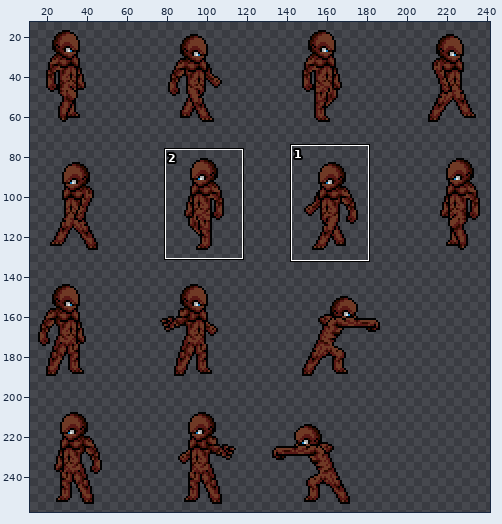
Two versions of one sprite sheet, img/units/skin5.png. Above, an overview of the earlier version with the close-up marked.
Close-up. Before the commit:
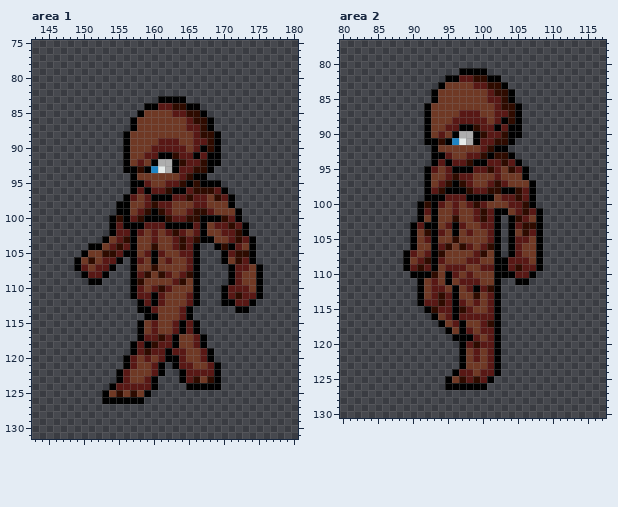
The file is 500x500 pixels. Shown: area 1: x 143..180, y 75..131; area 2: x 80..117, y 77..130. The wide view leaves out empty margins. The commit also changed other parts of the picture, which this record leaves out.
Now the later version:
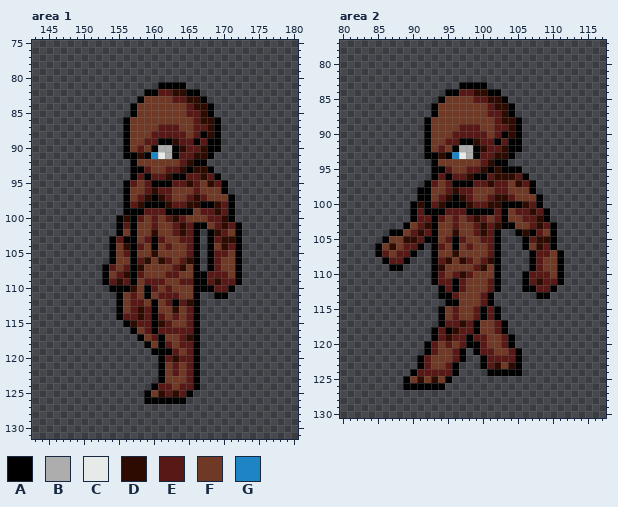
Palette (. is transparent): A #000000  B #adadad  C #e6ebea  D #2e0b00  E #581815  F #6f3925  G #1e84c4
Changes in this commit:
Area 1:
y 81: x 161..164 .... -> AAAA
y 82: x 159..166 ........ -> AAEEDDAA
y 83: x 158..167 ...AAAA... -> AFFFFEEDDA
y 84: x 157..168 ..AAEEDDAA.. -> AFFFFFFFEDDA
y 85: x 157..158 .A -> AF; x 163..168 EEDDA. -> FFEEDA
y 86: x 156..157 .A -> AF; x 165..166 ED -> FE; x 168..169 A. -> DA
y 87: x 156..157 .A -> AF; x 161..163 FFF -> EEE; x 165 E -> F; x 167..169 DA. -> EDA
y 88: x 160..164 FFFFF -> EEEEE; x 167 D -> A
y 89: x 159..166 FFEEEFFE -> EEAADEEA; x 168 D -> A
y 90: x 158 F -> E; x 160..165 EEEEEF -> ABBADE; x 167..168 AD -> DA
y 91: x 157..163 FFEEAAD -> ADAGCBA; x 166..167 AE -> DD; x 169 A -> .
y 92: x 156..158 AFE -> .AF; x 160..169 ABBADEEDAA -> FFFFEDAA..
y 93: x 156 A -> .; x 158..165 DAGCBAEE -> AEFFEEDA
y 94: x 158..169 FFFFFFEDAA.. -> EAEEDAAEEDEA
y 95: x 156..158 .AA -> AEF; x 160..162 FFE -> AAA; x 164..170 DADAAA. -> EDEFDEA
y 96: x 156..160 .AEAE -> AFFED; x 162..169 DAAEDDDE -> EFFFEFFF
y 97: x 157..159 EFE -> FED; x 161..166 AAEEDE -> DEFFED; x 169..170 DE -> FF
y 98: x 155 A -> .; x 157..170 FFEDEEFFFEEFFF -> EDAAADEEDDAADE
y 99: x 155 A -> .; x 157..167 FEDADEFFEDD -> AAEEEAAAAFE; x 169..172 FFFA -> DEA.
y 100: x 154..163 ADAEDAAADE -> .ADAEFEFED; x 165..169 DDAAA -> FFFEE; x 171..172 EA -> A.
y 101: x 154..156 AEA -> .AE; x 158..159 AE -> FF; x 161..166 EAAAAE -> FFEDEA; x 170..173 EDEA -> DEA.
y 102: x 154..156 AEE -> .AF; x 158 E -> F; x 160 E -> D; x 162..169 EDEFEAFF -> FEDEA.AD; x 171..173 EDA -> FA.
y 103: x 153..154 AF -> .A; x 156 D -> A; x 159..161 FEF -> EAE; x 163..164 ED -> FE; x 166..167 DA -> A.; x 169..174 FFEDEA -> EDDA..
y 104: x 151..156 AAFEDE -> ...AFD; x 158 F -> E; x 160 D -> A; x 162..164 FED -> EFF; x 168..169 .A -> AF; x 171..174 AEFA -> EA..
y 105: x 150..156 AFFDDEA -> ....AFE; x 159..161 EAE -> FDF; x 164 E -> F; x 168..174 ..AEDDA -> AEEFA..
y 106: x 149..156 AFDFEEA. -> .....AFF; x 159..161 FAF -> DFD; x 164..165 FE -> ED; x 168..170 ..A -> AEF; x 172..174 DEA -> A..
y 107: x 149..156 AEFEEA.. -> ....AEFE; x 158 F -> D; x 160 D -> F; x 163..165 FFE -> EDF; x 168..175 ...AEEFA -> AEFFA...
y 108: x 150..152 AEE -> ...; x 154..156 ... -> FED; x 159 D -> F; x 161 D -> F; x 163..165 FED -> EFF; x 167..175 ....AEFFA -> AEEEFA...
y 109: x 151..156 AA.... -> ..AEDE; x 158..161 DFFF -> FEEE; x 163..165 EDF -> FEE; x 167..175 ....AEFFA -> AEDEEA...
y 110: x 154..159 ...AEF -> AAADFA; x 161 D -> F; x 167..175 ...AEEEFA -> AAEEA....
y 111: x 155..160 ..AEEA -> AFEFAF; x 162..163 FF -> EE; x 165 E -> F; x 169 . -> A; x 171..175 EDEEA -> .....
y 112: x 155..159 ...AE -> AFEEF; x 161..165 EFFFE -> FEAED; x 170..174 AAEEA -> .....
y 113: x 155..160 ...AAE -> AFEDEA; x 163..166 FEA. -> DFEA; x 172..173 AA -> ..
y 114: x 155..159 ....A -> AEEDE; x 161 F -> E; x 163..166 FEA. -> EFEA
y 115: x 156..164 ..AFEFFEA -> ADEEADEFF
y 116: x 157..162 .AFEFF -> AFEAEE; x 164 A -> E
y 117: x 159 E -> F; x 161..167 DEAFFEA -> AFFEDA.
y 118: x 157..158 AE -> ..; x 160..161 DE -> FA; x 163..167 AFFEA -> FEEA.
y 119: x 157..161 AEDEE -> ...AA; x 164..168 EFFEA -> FEA..
y 120: x 156..163 AEFEFEAA -> .....AED; x 165..168 FFEA -> EA..
y 121: x 156..160 AEFFE -> .....; x 162..164 .AE -> FEF; x 166..169 FFEA -> A...
y 122: x 155..160 AEFFFE -> ......; x 162..164 ..A -> FEF; x 166..169 EEEA -> A...
y 123: x 155..164 AEFFEA...A -> ......AFFF; x 166..169 DFDA -> A...
y 124: x 154..159 AEEEEE -> ......; x 161..165 ....A -> EEFEE; x 167..169 AAA -> ...
y 125: x 153..158 AFDFDF -> ......; x 160..165 ...... -> FDEDEA
y 126: x 153..164 AAAAAA...... -> ......AAAAAA
Area 2:
y 81: x 97..100 AAAA -> ....
y 82: x 95..102 AAEEDDAA -> ........
y 83: x 94..103 AFFFFEEDDA -> ...AAAA...
y 84: x 93..104 AFFFFFFFEDDA -> ..AAEEDDAA..
y 85: x 93..94 AF -> .A; x 99..104 FFEEDA -> EEDDA.
y 86: x 92..93 AF -> .A; x 101..102 FE -> ED; x 104..105 DA -> A.
y 87: x 92..93 AF -> .A; x 97..99 EEE -> FFF; x 101 F -> E; x 103..105 EDA -> DA.
y 88: x 96..100 EEEEE -> FFFFF; x 103 A -> D
y 89: x 95..102 EEAADEEA -> FFEEEFFE; x 104 A -> D
y 90: x 94 E -> F; x 96..101 ABBADE -> EEEEEF; x 103..104 DA -> AD
y 91: x 93..99 ADAGCBA -> FFEEAAD; x 102..103 DD -> AE; x 105 . -> A
y 92: x 92..94 .AF -> AFE; x 96..105 FFFFEDAA.. -> ABBADEEDAA
y 93: x 92 . -> A; x 94..101 AEFFEEDA -> DAGCBAEE
y 94: x 94..105 EAEEDAAEEDEA -> FFFFFFEDAA..
y 95: x 92..94 AEF -> .AA; x 96..98 AAA -> FFE; x 100..106 EDEFDEA -> DADAAA.
y 96: x 92..96 AFFED -> .AEAE; x 98..105 EFFFEFFF -> DAAEDDDE
y 97: x 93..95 FED -> EFE; x 97..102 DEFFED -> AAEEDE; x 105..106 FF -> DE
y 98: x 91 . -> A; x 93..106 EDAAADEEDDAADE -> FFEDEEFFFEEFFF
y 99: x 91 . -> A; x 93..103 AAEEEAAAAFE -> FEDADEFFEDD; x 105..108 DEA. -> FFFA
y 100: x 90..99 .ADAEFEFED -> ADAEDAAADE; x 101..105 FFFEE -> DDAAA; x 107..108 A. -> EA
y 101: x 90..92 .AE -> AEA; x 94..95 FF -> AE; x 97..102 FFEDEA -> EAAAAE; x 106..109 DEA. -> EDEA
y 102: x 90..92 .AF -> AEE; x 94 F -> E; x 96 D -> E; x 98..105 FEDEA.AD -> EDEFEAFF; x 107..109 FA. -> EDA
y 103: x 89..90 .A -> AF; x 92 A -> D; x 95..97 EAE -> FEF; x 99..100 FE -> ED; x 102..103 A. -> DA; x 105..110 EDDA.. -> FFEDEA
y 104: x 87..92 ...AFD -> AAFEDE; x 94 E -> F; x 96 A -> D; x 98..100 EFF -> FED; x 104..105 AF -> .A; x 107..110 EA.. -> AEFA
y 105: x 86..92 ....AFE -> AFFDDEA; x 95..97 FDF -> EAE; x 100 F -> E; x 104..110 AEEFA.. -> ..AEDDA
y 106: x 85..92 .....AFF -> AFDFEEA.; x 95..97 DFD -> FAF; x 100..101 ED -> FE; x 104..106 AEF -> ..A; x 108..110 A.. -> DEA
y 107: x 85..92 ....AEFE -> AEFEEA..; x 94 D -> F; x 96 F -> D; x 99..101 EDF -> FFE; x 104..111 AEFFA... -> ...AEEFA
y 108: x 86..88 ... -> AEE; x 90..92 FED -> ...; x 95 F -> D; x 97 F -> D; x 99..101 EFF -> FED; x 103..111 AEEEFA... -> ....AEFFA
y 109: x 87..92 ..AEDE -> AA....; x 94..97 FEEE -> DFFF; x 99..101 FEE -> EDF; x 103..111 AEDEEA... -> ....AEFFA
y 110: x 90..95 AAADFA -> ...AEF; x 97 F -> D; x 103..111 AAEEA.... -> ...AEEEFA
y 111: x 91..96 AFEFAF -> ..AEEA; x 98..99 EE -> FF; x 101 F -> E; x 105 A -> .; x 107..111 ..... -> EDEEA
y 112: x 91..95 AFEEF -> ...AE; x 97..101 FEAED -> EFFFE; x 106..110 ..... -> AAEEA
y 113: x 91..96 AFEDEA -> ...AAE; x 99..102 DFEA -> FEA.; x 108..109 .. -> AA
y 114: x 91..95 AEEDE -> ....A; x 97 E -> F; x 99..102 EFEA -> FEA.
y 115: x 92..100 ADEEADEFF -> ..AFEFFEA
y 116: x 93..98 AFEAEE -> .AFEFF; x 100 E -> A
y 117: x 95 F -> E; x 97..103 AFFEDA. -> DEAFFEA
y 118: x 93..94 .. -> AE; x 96..97 FA -> DE; x 99..103 FEEA. -> AFFEA
y 119: x 93..97 ...AA -> AEDEE; x 100..104 FEA.. -> EFFEA
y 120: x 92..99 .....AED -> AEFEFEAA; x 101..104 EA.. -> FFEA
y 121: x 92..96 ..... -> AEFFE; x 98..100 FEF -> .AE; x 102..105 A... -> FFEA
y 122: x 91..96 ...... -> AEFFFE; x 98..100 FEF -> ..A; x 102..105 A... -> EEEA
y 123: x 91..100 ......AFFF -> AEFFEA...A; x 102..105 A... -> DFDA
y 124: x 90..95 ...... -> AEEEEE; x 97..101 EEFEE -> ....A; x 103..105 ... -> AAA
y 125: x 89..94 ...... -> AFDFDF; x 96..101 FDEDEA -> ......
y 126: x 89..100 ......AAAAAA -> AAAAAA......
Changed places in both close-ups, as pixel boxes (x1, y1, x2, y2):
changed: (74, 82, 263, 404)
changed: (375, 68, 564, 390)
